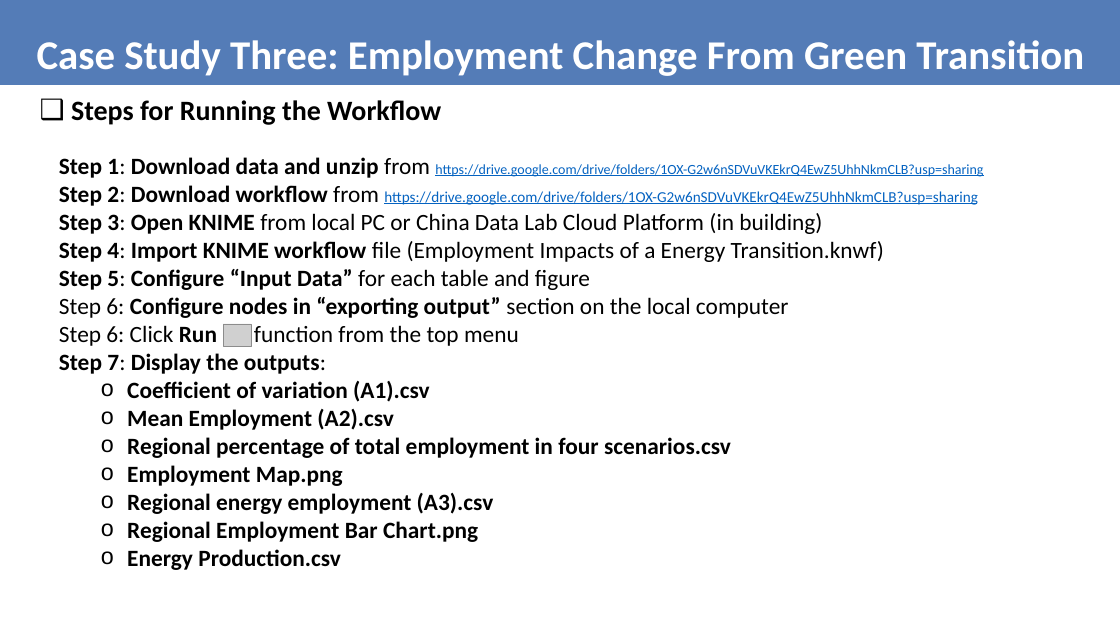
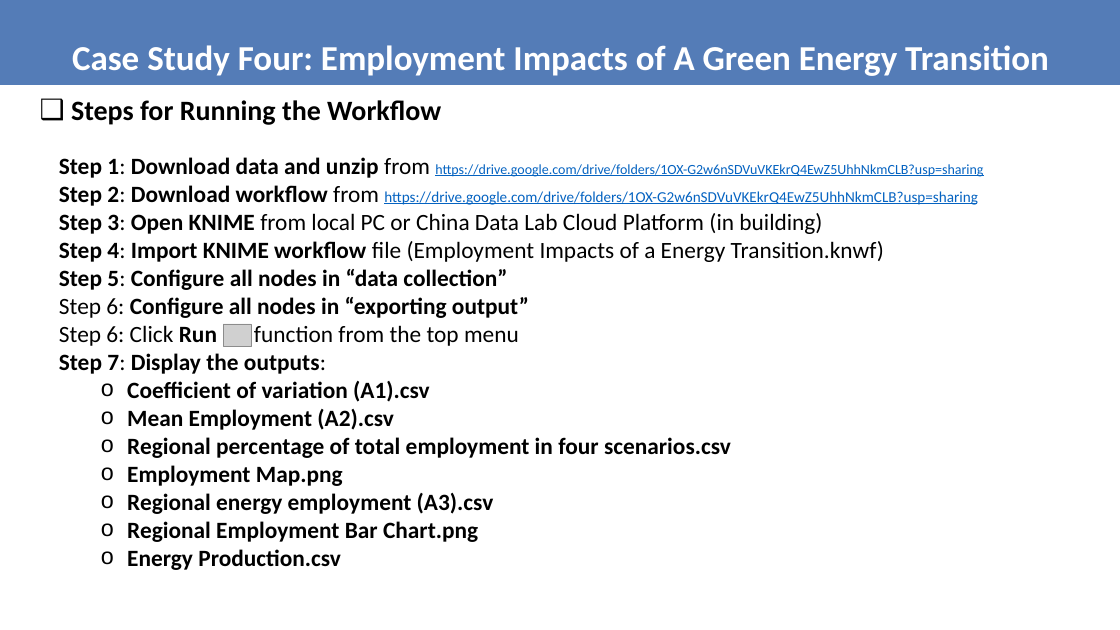
Before and after one commit to kwonkh0424/KNIME_Project, a slide deck: slide 5 of Presentation Material/Updated Green Transition Presentation (kooha).pptx (slide 8 before the commit). Drawn at 1120x630 pixels with LibreOffice and Linux fonts; fonts in the diff are those of the drawing; grey boxes stand for pictures; background and template pictures are left out. Boxes give left, top, right and bottom in pixels: in the first picture for what was removed or moved away, otherwise in the second. Text is boxed around its words. In the diff, an @@ line names an element or a change of style, - is before the commit and + after.

```diff
--- a/Presentation Material/Updated Green Transition Presentation (kooha).pptx
+++ b/Presentation Material/Updated Green Transition Presentation (kooha).pptx
@@ title at [72,45,1049,76]: text changed; size 35 to 30 pt @@
-Case Study Three: Employment Change From Green Transition
+Case Study Four: Employment Impacts of A Green Energy Transition
@@ text at [59,269,529,318]: text changed @@
-Step 5: Configure “Input Data” for each table and figure
-Step 6: Configure nodes in “exporting output” section on the local computer
+Step 5: Configure all nodes in “data collection”
+Step 6: Configure all nodes in “exporting output”
```
Also in this commit, not shown: 4 other slides changed, 2 slides added, 3 slides removed, 9 other files.
